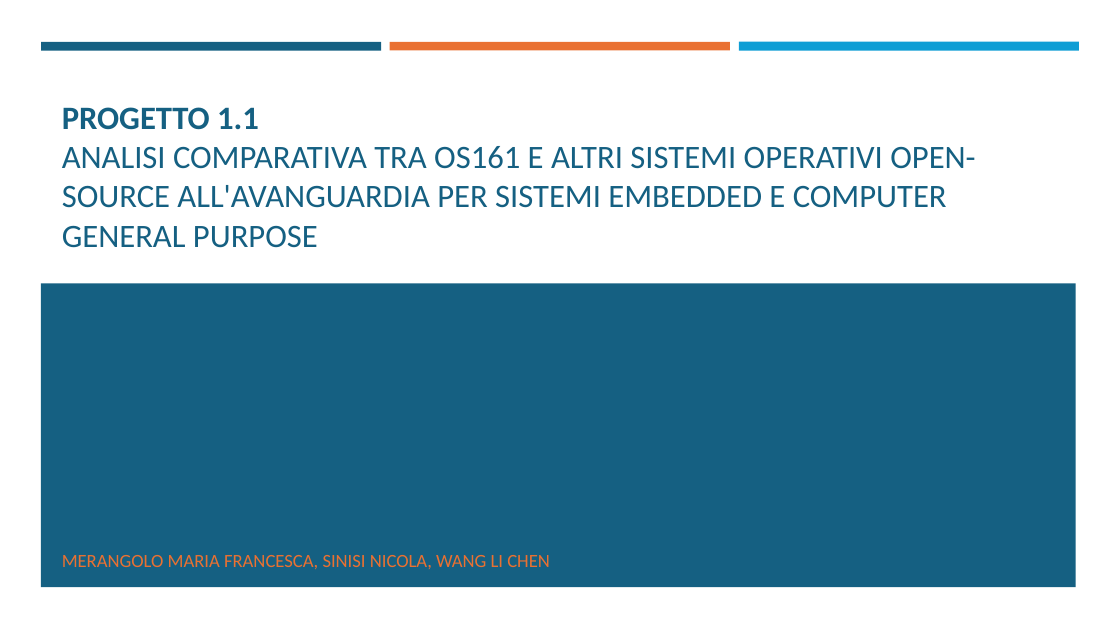
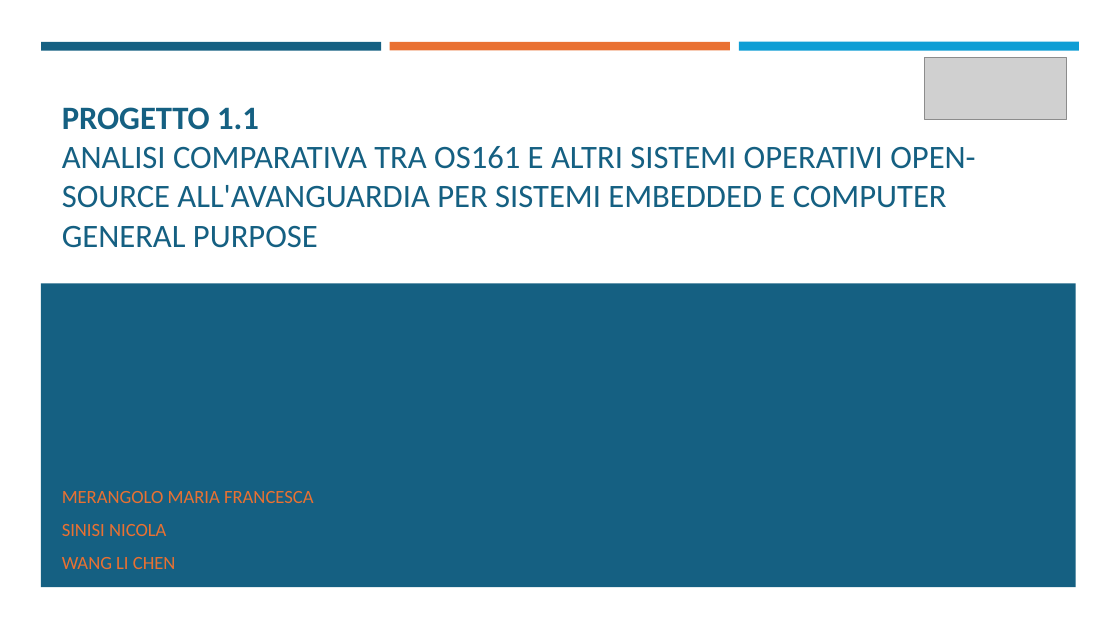
Before and after one commit to fraancyM/PintOS, a slide deck: slide 1 of Progetto_SO.pptx. Drawn at 1120x630 pixels with LibreOffice and Linux fonts; fonts in the diff are those of the drawing; grey boxes stand for pictures. Boxes give left, top, right and bottom in pixels: in the first picture for what was removed or moved away, otherwise in the second. Text is boxed around its words. In the diff, an @@ line names an element or a change of style, - is before the commit and + after.

```diff
--- a/Progetto_SO.pptx
+++ b/Progetto_SO.pptx
@@ picture added at (925,58,1067,120) @@
@@ subtitle at (62,491,313,569): text changed @@
-MERANGOLO MARIA FRANCESCA, SINISI NICOLA, WANG LI CHEN
+MERANGOLO MARIA FRANCESCA
+SINISI NICOLA
+WANG LI CHEN
```
Also in this commit, not shown: 4 other slides changed, 2 slides added, 1 other file.
